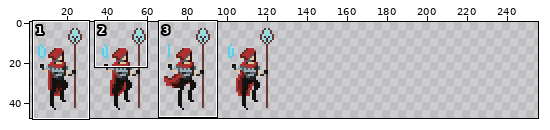
A sprite sheet gets an edit: SkeletonSlayerUnity/Assets/ASSETS_ROOT/animations/mainchar_new/png/mainchar_new_spritesheet.png. Above: a wide view before the commit, with the close-up outlined.
Close-up. The starting point:
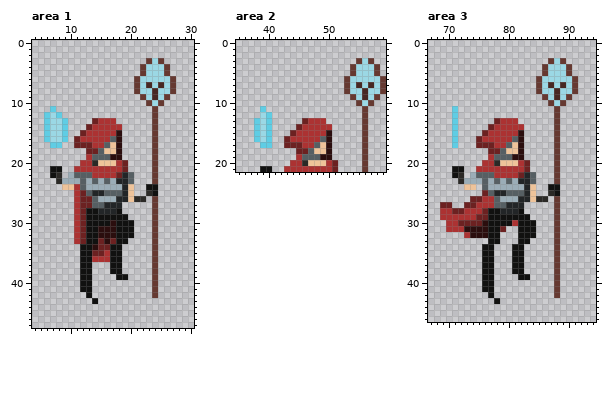
The file is 256x48 pixels. Colours within 5 levels of each other are drawn and written as one. Shown: area 1: x 4..30, y 0..47; area 2: x 35..59, y 0..21; area 3: x 67..94, y 0..46. The wide view leaves out empty margins. The commit also changed other parts of the picture, which this record leaves out.
Once edited:
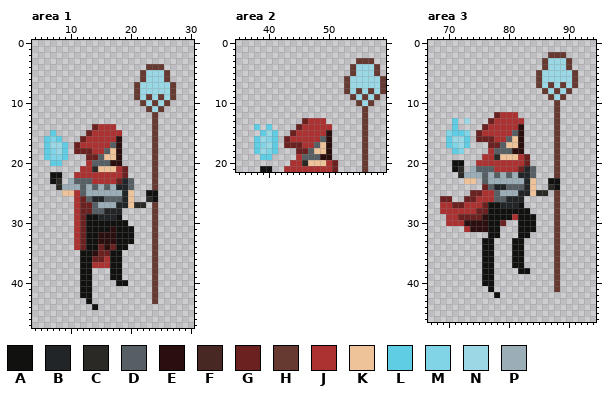
Palette (. is transparent): A #111110  B #222527  C #2b2926  D #565f63  E #2b0e0e  F #472823  G #6c2121  H #663931  J #ac3232  K #eec39a  L #5fcde4  M #80d4e5  N #9bd8e5  P #9badb7
Edits made:
Changed rows in their new state; - is an unchanged pixel.
Area 1:
first column x 6:
 3 -----------------...--
 4 ----------------.HHH.-
 6 ---------------.H---H.
 7 -----------------N-N--
 8 ------------------N---
 9 ---------------HNHNHNH
10 ----------------HNHNH-
11 -.---------------HNH--
12 ...-------------------
13 ....----....----------
14 ....---.G---.---------
15 .L..--.G----J---------
16 -ML.-.G----J----------
17 LNNL--JJ--JD----------
18 LMNL-GG-JJD-----------
19 LMML---GG-KK----------
20 -LL---.-DDDEE.--------
21 -..--.--CKKK----------
22 --A-.JJJ----JG.-------
23 -A-.-D-DJJJJG---------
24 --CPPP--D-D-B-D--.H---
25 ---KK-DPPPPPP----A----
26 -------DBBDDD--..CA---
27 ---------PPP-BKCC-----
28 -------GDD--B---------
29 ---------BBB-.--------
30 -----------A--.-------
31 ---------AA-----------
33 ---------E-E--A-------
34 -----JG-A-EG-A--------
35 --------E-G-----------
36 --------GG------------
37 --------JJJ-----------
39 -----------A-.--------
40 ------------AA--------
42 ------A---------------
43 -------A.---------H---
44 --------A-------------
Area 2:
first column x 56:
 3 H
first column x 38:
 7 -----------------N-N
 8 -----------------HNH
 9 ------------------H-
11 -.------------------
12 -..-----------------
13 ...-----------------
14 -.------------------
15 .LNL----------------
16 --ML----------------
17 LMNL----------------
18 LNML----------------
19 -LL-----------------
Area 3:
first column x 69:
 2 ------------------HHH--
 3 -----------------HN-NH-
 5 ----------------HN---NH
 7 ------------------H-H--
 8 ----------------.H-H-H.
 9 -----------------.HNH.-
10 ------------------.H.--
11 --.--------------------
12 --.------GJJJ----------
13 ----N---GJ---J---------
14 -------GJ----E---------
15 -M-LM-GJ----D----------
16 -LNNL--GG--DK----------
17 -LMNL-..-GDK-----------
18 --LM----JD-DE----------
19 -------J-CKKKJG--------
20 --AA--J--JJJJ----------
21 ---C-PDDD----GBD-------
22 --.-P-P-PDPDPB---------
23 ---.KK.--P-P-P-K--AA---
24 ----..-GDBBDDD----C----
25 -----GGJJDPPPB--CC.H---
26 GG--G-J---DBB-....-----
27 JJGGJJ-GAAB--A---------
28 --JJ--G---AAA-A--------
29 .--GGG-E----J--A-------
30 ---JEEE---G..----------
31 -...J-----.------------
32 ----....-------.-------
33 -------A-.--A-.--------
first column x 76:
38 -----.-A-----
39 ------..-----
41 .------------
42 -.A---------.
43 --.----------
